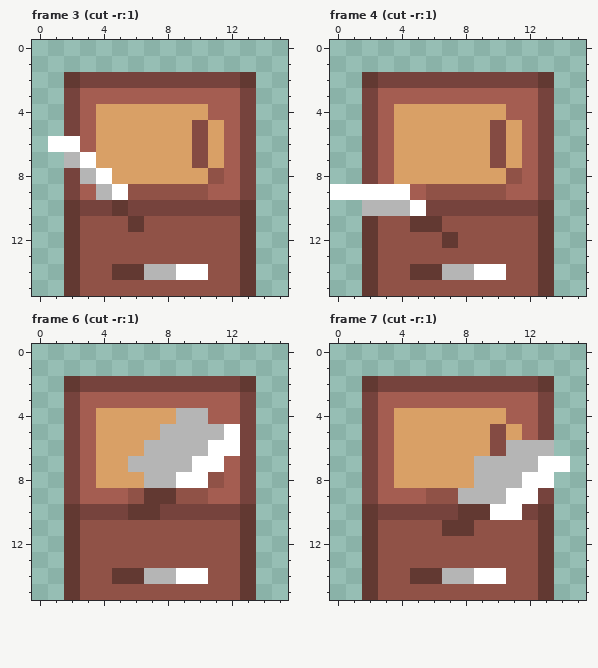
Pixel-art file -- assets/sprites/cutting_counter_down.aseprite. The first picture shows the starting point.
16x16 pixels, 9 frames. Colours within 5 levels of each other are drawn and written as one. Shown: frame 3 (cut -r:1), frame 4 (cut -r:1), frame 6 (cut -r:1), frame 7 (cut -r:1). The commit also changed other frames, which this record leaves out.
Once edited:
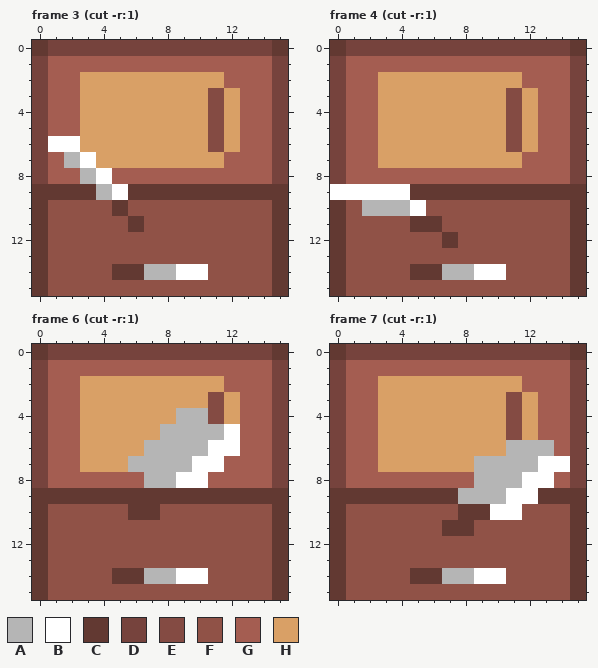
Palette (. is transparent): A #b5b5b5  B #ffffff  C #623932  D #76433d  E #844b43  F #905247  G #a45d51  H #d9a066
Change:
--- frame 3 (cut -r:1), layers "on_top", "base"
@@ x 0..15 @@
- 0 ................
- 1 ................
- 2 ..CDDDDDDDDDDC..
- 3 ..DGGGGGGGGGGD..
- 4 ..DGHHHHHHHGGD..
- 5 ..DGHHHHHHEHGD..
- 6 .BBGHHHHHHEHGD..
- 7 ..ABHHHHHHEHGD..
- 8 ..DABHHHHHHFGD..
- 9 ..DGABFFFFFGGD..
-10 ..CDDCDDDDDDDC..
-11 ..CFFFCFFFFFFC..
-12 ..CFFFFFFFFFFC..
-13 ..CFFFFFFFFFFC..
-14 ..CFFCCAABBFFC..
-15 ..CFFFFFFFFFFC..
+ 0 CDDDDDDDDDDDDDDC
+ 1 DGGGGGGGGGGGGGGD
+ 2 DGGHHHHHHHHHGGGD
+ 3 DGGHHHHHHHHEHGGD
+ 4 DGGHHHHHHHHEHGGD
+ 5 DGGHHHHHHHHEHGGD
+ 6 DBBHHHHHHHHEHGGD
+ 7 DGABHHHHHHHHGGGD
+ 8 DGGABGGGGGGGGGGD
+ 9 CCCCABCCCCCCCCCC
+10 CFFFFCFFFFFFFFFC
+11 CFFFFFCFFFFFFFFC
+12 CFFFFFFFFFFFFFFC
+13 CFFFFFFFFFFFFFFC
+14 CFFFFCCAABBFFFFC
+15 CFFFFFFFFFFFFFFC
--- frame 4 (cut -r:1), layers "on_top", "base"
@@ x 0..15 @@
- 0 ................
- 1 ................
- 2 ..CDDDDDDDDDDC..
- 3 ..DGGGGGGGGGGD..
- 4 ..DGHHHHHHHGGD..
- 5 ..DGHHHHHHEHGD..
- 6 ..DGHHHHHHEHGD..
- 7 ..DGHHHHHHEHGD..
- 8 ..DGHHHHHHHFGD..
- 9 BBBBBGFFFFFGGD..
-10 ..AAABDDDDDDDC..
-11 ..CFFCCFFFFFFC..
-12 ..CFFFFCFFFFFC..
-13 ..CFFFFFFFFFFC..
-14 ..CFFCCAABBFFC..
-15 ..CFFFFFFFFFFC..
+ 0 CDDDDDDDDDDDDDDC
+ 1 DGGGGGGGGGGGGGGD
+ 2 DGGHHHHHHHHHGGGD
+ 3 DGGHHHHHHHHEHGGD
+ 4 DGGHHHHHHHHEHGGD
+ 5 DGGHHHHHHHHEHGGD
+ 6 DGGHHHHHHHHEHGGD
+ 7 DGGHHHHHHHHHGGGD
+ 8 DGGGGGGGGGGGGGGD
+ 9 BBBBBCCCCCCCCCCC
+10 CFAAABFFFFFFFFFC
+11 CFFFFCCFFFFFFFFC
+12 CFFFFFFCFFFFFFFC
+13 CFFFFFFFFFFFFFFC
+14 CFFFFCCAABBFFFFC
+15 CFFFFFFFFFFFFFFC
--- frame 6 (cut -r:1), layers "on_top", "base"
@@ x 0..15 @@
- 0 ................
- 1 ................
- 2 ..CDDDDDDDDDDC..
- 3 ..DGGGGGGGGGGD..
- 4 ..DGHHHHHAAGGD..
- 5 ..DGHHHHAAAABD..
- 6 ..DGHHHAAAABBD..
- 7 ..DGHHAAAABBGD..
- 8 ..DGHHHAABBFGD..
- 9 ..DGGGFCCFFGGD..
-10 ..CDDDCCDDDDDC..
-11 ..CFFFFFFFFFFC..
-12 ..CFFFFFFFFFFC..
-13 ..CFFFFFFFFFFC..
-14 ..CFFCCAABBFFC..
-15 ..CFFFFFFFFFFC..
+ 0 CDDDDDDDDDDDDDDC
+ 1 DGGGGGGGGGGGGGGD
+ 2 DGGHHHHHHHHHGGGD
+ 3 DGGHHHHHHHHEHGGD
+ 4 DGGHHHHHHAAEHGGD
+ 5 DGGHHHHHAAAABGGD
+ 6 DGGHHHHAAAABBGGD
+ 7 DGGHHHAAAABBGGGD
+ 8 DGGGGGGAABBGGGGD
+ 9 CCCCCCCCCCCCCCCC
+10 CFFFFFCCFFFFFFFC
+11 CFFFFFFFFFFFFFFC
+12 CFFFFFFFFFFFFFFC
+13 CFFFFFFFFFFFFFFC
+14 CFFFFCCAABBFFFFC
+15 CFFFFFFFFFFFFFFC
--- frame 7 (cut -r:1), layers "on_top", "base"
@@ x 0..15 @@
- 0 ................
- 1 ................
- 2 ..CDDDDDDDDDDC..
- 3 ..DGGGGGGGGGGD..
- 4 ..DGHHHHHHHGGD..
- 5 ..DGHHHHHHEHGD..
- 6 ..DGHHHHHHEAAA..
- 7 ..DGHHHHHAAAABB.
- 8 ..DGHHHHHAAABB..
- 9 ..DGGGFFAAABBD..
-10 ..CDDDDDCCBBDC..
-11 ..CFFFFCCFFFFC..
-12 ..CFFFFFFFFFFC..
-13 ..CFFFFFFFFFFC..
-14 ..CFFCCAABBFFC..
-15 ..CFFFFFFFFFFC..
+ 0 CDDDDDDDDDDDDDDC
+ 1 DGGGGGGGGGGGGGGD
+ 2 DGGHHHHHHHHHGGGD
+ 3 DGGHHHHHHHHEHGGD
+ 4 DGGHHHHHHHHEHGGD
+ 5 DGGHHHHHHHHEHGGD
+ 6 DGGHHHHHHHHAAAGD
+ 7 DGGHHHHHHAAAABBD
+ 8 DGGGGGGGGAAABBGD
+ 9 CCCCCCCCAAABBCCC
+10 CFFFFFFFCCBBFFFC
+11 CFFFFFFCCFFFFFFC
+12 CFFFFFFFFFFFFFFC
+13 CFFFFFFFFFFFFFFC
+14 CFFFFCCAABBFFFFC
+15 CFFFFFFFFFFFFFFC
